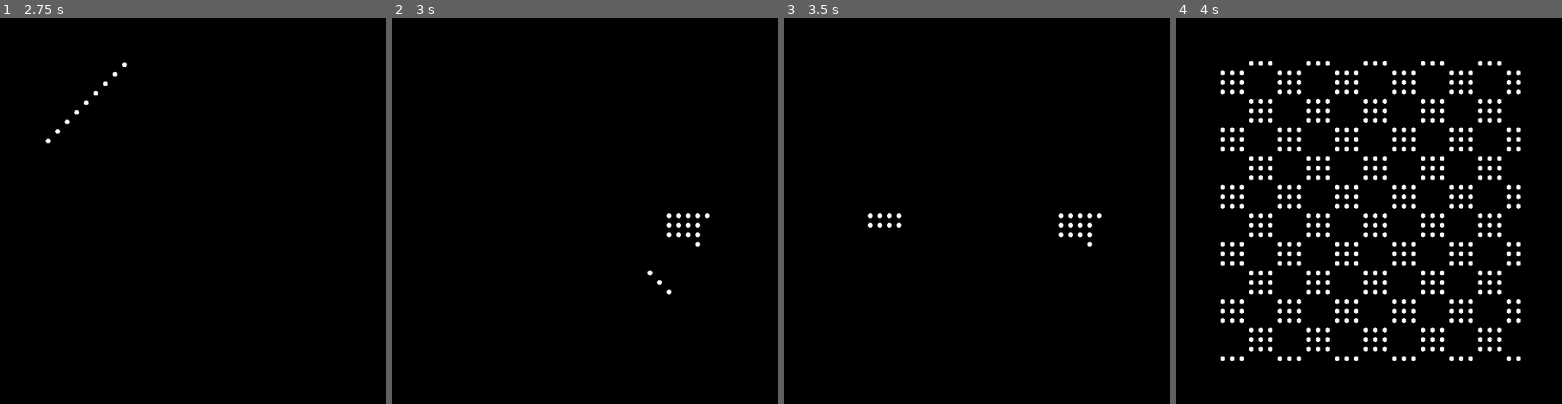
Above: before the commit, frames 1-4 (left to right).
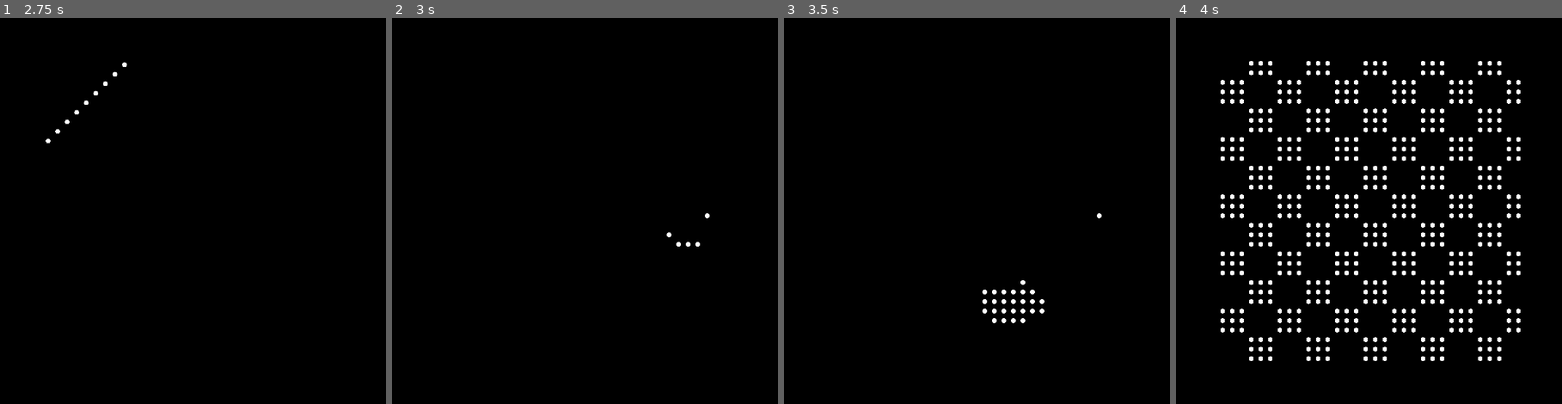
Above: after the commit, the same moments.

Repository: timvisee/38c3-dots
Game: Godot game, scene res://scenes/main.tscn
The game is run twice, just before and just after one commit, with the same random seed, the same clock (stepped at 60 frames per second) and the same inputs.
Inputs:
- Up to frame 1 (2.75 s): hold L (move_right) 0.53-1.28 s; hold Space (story_next) 0.53-1.28 s; hold J (move_down) 1.28-2.03 s; tap . (random_dots) at 1.35 s; tap Space (story_next) at 1.55 s; hold L (move_right) from 2.03 s (still down); hold Space (story_next) from 2.03 s (still down)
- Up to frame 2 (3 s): tap Enter at 2.75 s; release L (move_right) at 2.78 s; release Space (story_next) at 2.78 s; hold K (move_up) from 2.78 s (still down); tap Space (story_next) at 2.85 s
- Up to frame 3 (3.5 s): keep holding K (move_up)
- Up to frame 4 (4 s): release K (move_up) at 3.53 s; hold H (move_left) from 3.53 s (still down); hold Space (story_next) from 3.53 s (still down); tap . (random_dots) at 3.6 s

Frame 1 is identical in both runs. In frame 2, 0.2% of the frame differs, in the area x 66-80%, y 50-72%; in frame 3, 0.7%; in frame 4, 5.1%, in the area x 11-90%, y 13-89%.

Commit message:
Add configurable story FPS

Diff:
--- a/scripts/StoryRunner.gd
+++ b/scripts/StoryRunner.gd
@@ -3,6 +3,7 @@
 const STORIES_PATH = "res://stories";
 const STORIES_EXTENSION = "gd";
 const STORY_INTERVAL_MSEC = 5 * 1000;
+const FPS = 4;
 
 @onready var grid = $"../Center/Margin/Grid";
 
@@ -12,6 +13,7 @@
 var story = null;
 var story_files = [];
 var story_start = 0;
+var story_fps = 0;
 
 
 func _ready():
@@ -30,7 +32,7 @@
 			self.next_story();
 
 	frame += 1;
-	if frame < 5:
+	if frame <= self.story_fps:
 		return;
 	frame = 0;
 
@@ -68,8 +70,11 @@
 		self.story.queue_free();
 	self.story = script;
 	self.story_start = Time.get_ticks_msec();
+	self.story_fps = FPS;
+	if self.story.has_method("_fps"):
+		self.story_fps = self.story._fps();
+	self.user_frame = 0;
 
-	self.user_frame = 0;
 	self.story.grid = self.grid;
 	self.story.width = self.grid.WIDTH;
 	self.story.height = self.grid.HEIGHT;
--- a/stories/Loading.gd
+++ b/stories/Loading.gd
@@ -11,7 +11,7 @@
 func _start():
 	# Clear dots
 	midpoint = width / 2;
-	points = _get_points(midpoint, [9, 10 ,11 , 12], 1000);
+	points = get_points(midpoint, [9, 10 ,11 , 12], 1000);
 	for x in range(width):
 		for y in range(height):
 			grid.set_dot(x, y, false);
@@ -24,7 +24,7 @@
 	var trail_percent = fposmod(frame/200.0, 1);
 	#print(trail_percent)
 	var trail = int(len(points)*trail_percent);
-	var speed = 250;
+	var speed = 50;
 
 	for s in range(speed):
 		grid.set_dot(points[index-trail][0], points[index-trail][1], false);
@@ -36,7 +36,11 @@
 	return frame >= 200;
 
 
-func _get_points(midpoint, radius, num_points):
+func _fps():
+	return 1;
+
+
+func get_points(midpoint, radius, num_points):
 	var points = [];
 	for i in range(num_points):
 		var angle = 2 * PI * i / num_points;
